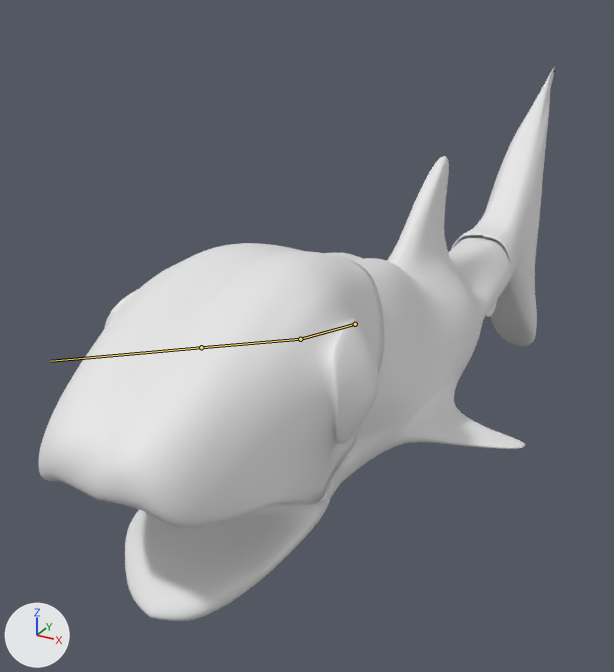
One commit to the FBX model development/blender/shark/shark.fbx: the scene before it, then after it.
Before and after are seen from a camera (50 mm lens) standing at (3.64, -9.09, 4.81) and looking at (-1.19, -0.3, 0.42). The lights are fixed; the arrows at lower left show +X, +Y and +Z. Both versions are drawn at frame 1 of the action 'Armature|Idle'; the numbers are the values there. The bones that bend it are drawn over the model as lines.

Names of what the first picture shows: 'Shark'.
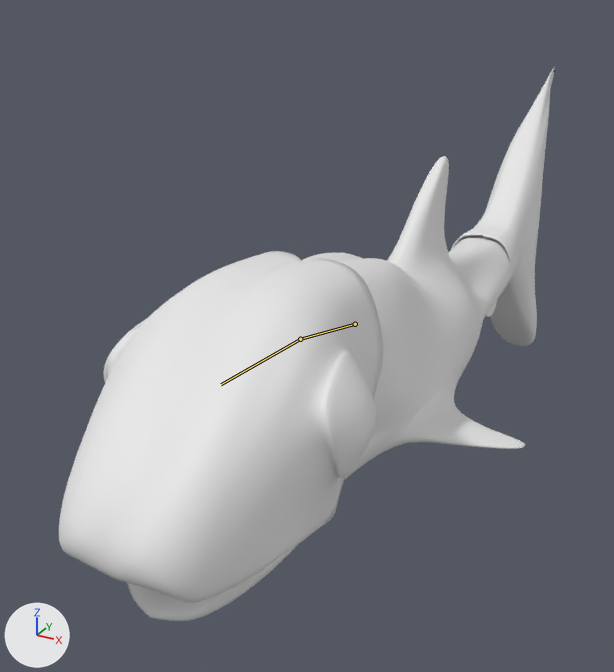
Diff of the bpy script that builds the scene:
```diff
--- a/development/blender/shark/shark.fbx.py
+++ b/development/blender/shark/shark.fbx.py
@@ bone_head_bone @@
 bone_head_bone = bpy.data.objects['Armature'].pose.bones['Head-Bone']  # child of 'Body-Bone'
-bone_head_bone.rotation_quaternion = (1.0, 0.0, 0.0, 0.0)  # degrees (0, 0, 0)
+bone_head_bone.rotation_quaternion = (0.991, 0.055, -0.004, 0.119)  # degrees (6, -1, 14)
```

Changed parts and their boxes (x1, y1, x2, y2) in the pictures (614 x 672 px):
'Shark', posed
    before: (39, 66, 555, 621)
    after: (59, 66, 555, 621)
bone 'Head-Bone', root to tip
    before: (300, 339) to (201, 347)
    after: (300, 339) to (221, 384)
